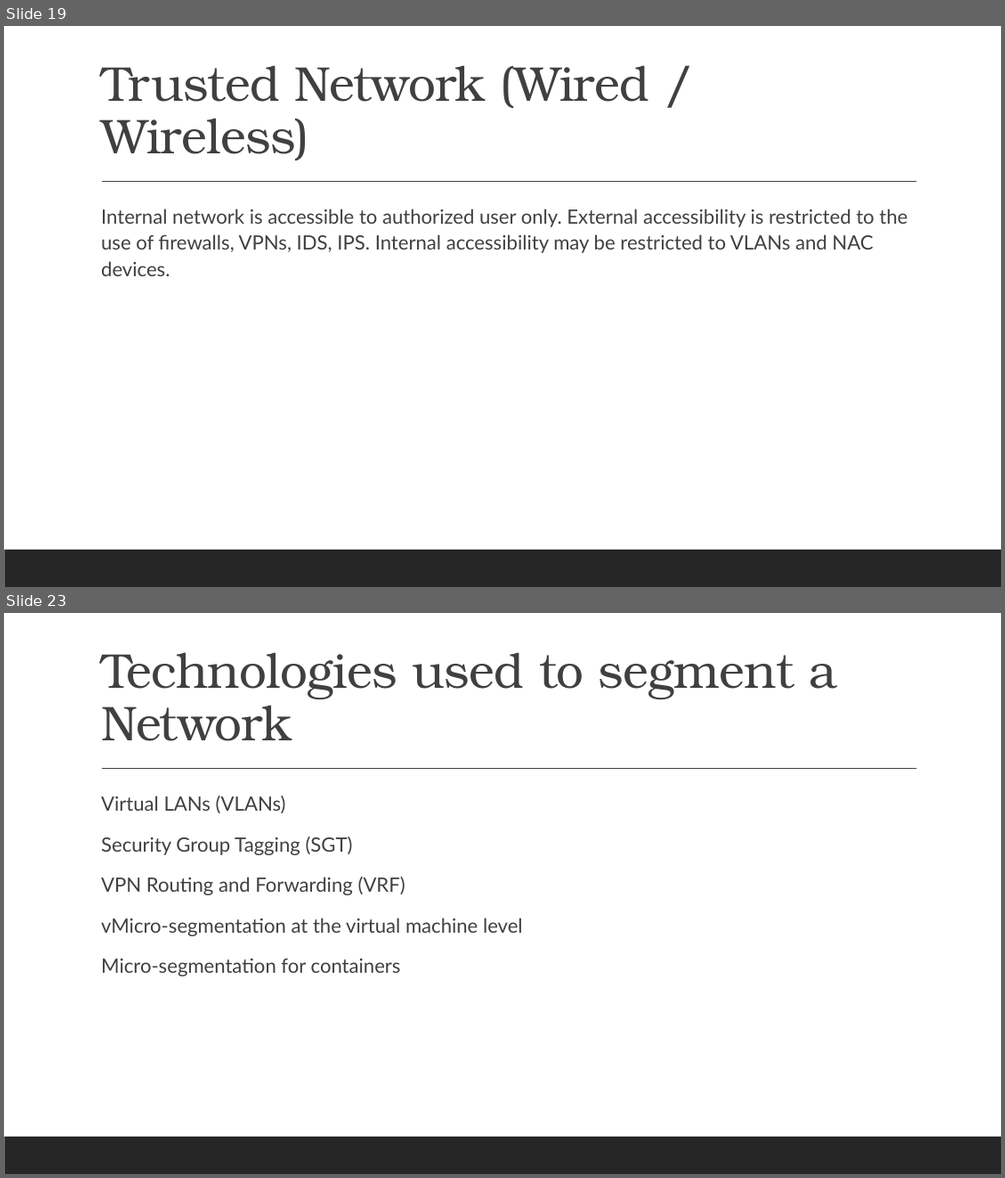
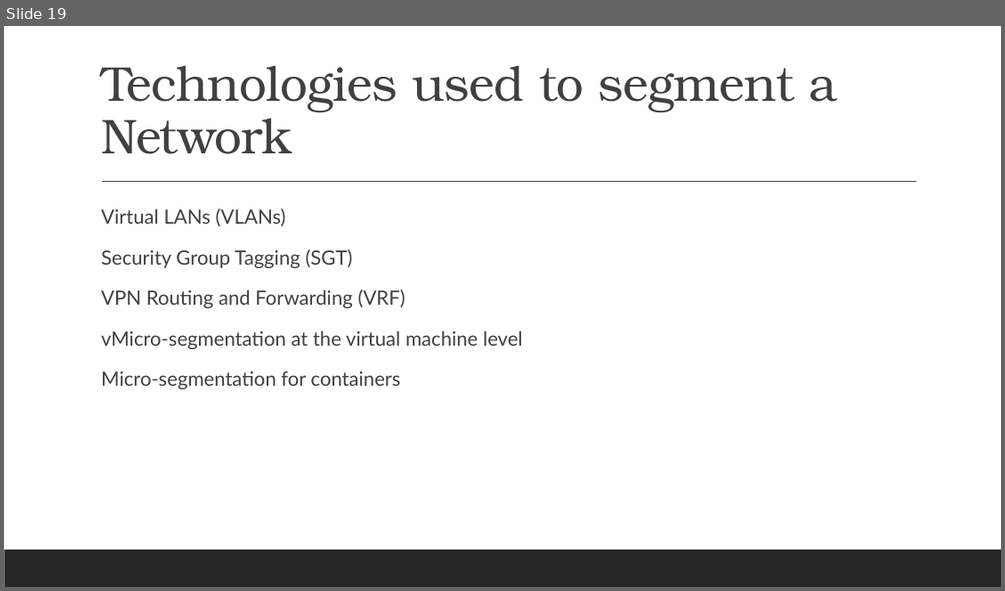
Before and after one commit to ronnie-1947/access-control-ppt, a slide deck: Access Control.pptx. Shown one above the other, each under a label of ours: slides 19 and 23 before the commit, slide 19 after it; the slides between them are not shown. The pictures are 1005x1178 and 1005x591 pixels, drawn with LibreOffice and Linux fonts; fonts in the diff are those of the drawing. Boxes give left, top, right and bottom in pixels: in the first picture for what was removed or moved away, otherwise in the second. Text is boxed around its words. In the diff, an @@ line names an element or a change of style, - is before the commit and + after.

Commit message:
User access control and Dwitys changes executed

```diff
--- a/Access Control.pptx
+++ b/Access Control.pptx
@@ slide 19 removed at box(4, 26, 1001, 587), background #FFFFFF; not listed: 2 template elements that a slide beside it also shows @@
@@ title removed at box(101, 65, 649, 160) @@
-Trusted Network (Wired / Wireless)
@@ text removed at box(101, 208, 907, 276) @@
-  Internal network is accessible to authorized user only. External accessibility is restricted to the use of firewalls, VPNs, IDS, IPS. Internal accessibility may be restricted to VLANs and NAC devices.
@@ what was slide 23 is now slide 19 @@
```
Also in this commit, not shown: 8 slides changed, 9 slides added, 4 other slides removed.
